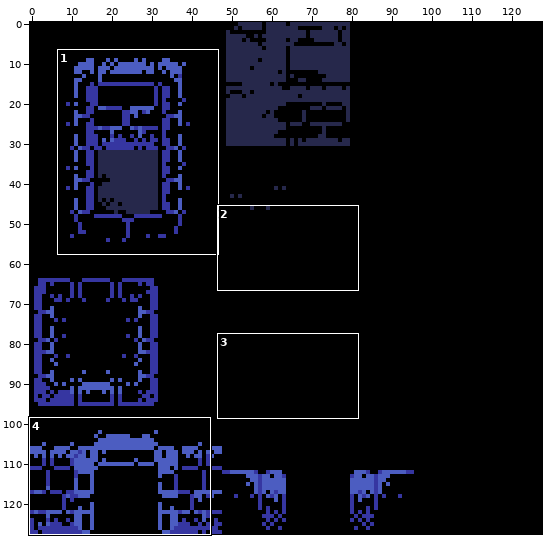
Two states of a sprite sheet, Assets/Textures/TileMaps/Tilemap04.png. The first picture is a wide view before the edit; the outline marks the close-up.
Close-up. The starting point:
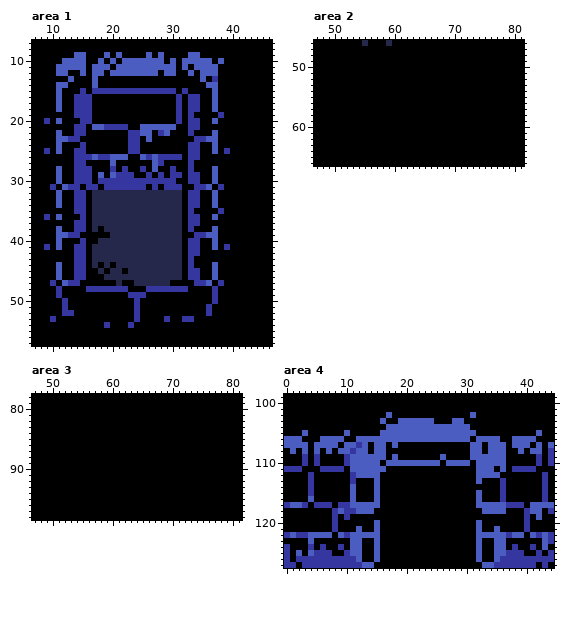
The file is 128x128 pixels. Shown: area 1: x 7..46, y 7..57; area 2: x 47..81, y 46..66; area 3: x 47..81, y 78..98; area 4: x 0..44, y 99..127.
The same view after the edit:
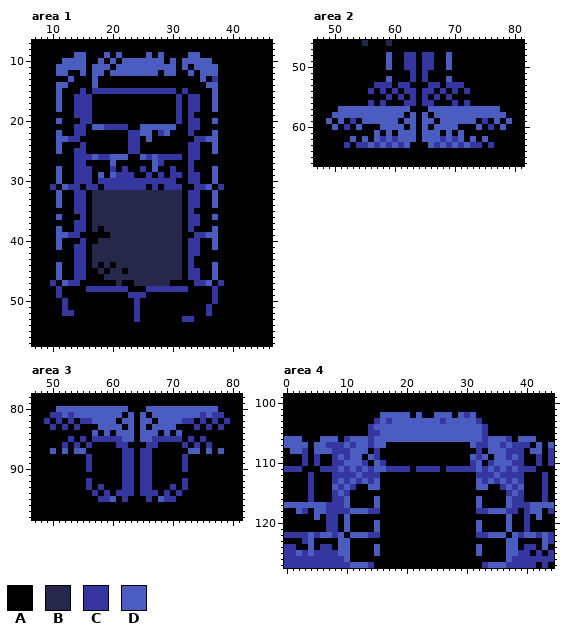
Palette (. is transparent): A #000000  B #26284b  C #3636a1  D #4c5dc1
From old to new:
Changed rows in their new state; - is an unchanged pixel.
Area 1:
first column x 38:
10 A
first column x 9:
19 -----------------------------A
20 A-----------------------------
first column x 9:
25 A-----------------------------A
first column x 9:
35 -----------------------------A
36 A-----------------------------
first column x 9:
41 A-----------------------------A
first column x 10:
53 A------------------A
54 ---------A---A------
Area 2:
first column x 49:
48 ----------D--CC-CC--D----------
49 ----------D--CC-CC--D----------
50 ----------D--CC-CC--D----------
51 --------------C-C--------------
52 ----------D---C-C---D----------
53 --------CCC-CC---CC-CCC--------
54 -------C-C-C-CC-CC-C-C-C-------
55 ----------C-C-C-C-C-C----------
56 -------C-C---CC-CC---C-C-------
57 --DDDDDDDDDDDD---DDDDDDDDDDDD--
58 -DDDDDDDDDDDD-D-D-DDDDDDDDDDDD-
59 D-D-C-DDDDDD-DD-DD-DDDDDD-C-D-D
60 -D-C-D---DDDD-D-D-DDDD---D-C-D-
61 --------D-D-DDD-DDD-D-D--------
62 ----D-D-DCDCDDD-DDDCDCD-D-D----
63 ---C-CCDCDCDCD---DCDCDCDCC-C---
Area 3:
first column x 49:
80 --DDDDDDDDDDDD---DDDDDDDDDDDD--
81 -CCDCDDDDDDDD-D-D-DDDDDDDDCDCC-
82 C-C-C-CCDDDD-DD-DD-DDDDCC-C-C-C
83 -C-C-C---DDDD-D-D-DDDD---C-C-C-
84 --------D-D-DDD-DDD-D-D--------
85 ----C-C-CCCCCDD-DDCCCCC-C-C----
86 ---C-C-C----CC---CC----C-C-C---
87 -D-D-DD------CC-CC------DD-D-D-
88 -------C-----CC-CC-----C-------
89 -------C-----CC-CC-----C-------
90 -------C-----CC-CC-----C-------
91 -------------CC-CC-------------
92 -------C-----CC-CC-----C-------
93 -------C-C---CC-CC---C-C-------
94 --------C-C-CCC-CCC-C-C--------
95 ---------CCD-C---C-DCC---------
Area 4:
first column x 0:
102 ----------------D-DDD-D--DDD-DC------------
103 ---------------C-CD------DCD--DDC----------
104 --------------CDD--------------DDC---------
105 ---A------A---CC----------------DC--------A
106 ---------ACD--C----------------D-C--DCA----
107 -------CCC-CD-C---A-------------CC--CDCCC--
108 --DC--D-CCCD---CA--------------AC----CCC---
109 --------CD---A-CA-A-------A-----C-A--CDC---
110 --------CCD--CA-CAAAAAAAAA-AAAAC-AC--DCC---
111 ---------DC-C-C--CCCC-CCCC-CCCCC-C-C-CD----
112 --------CCC--CCC----------------CCC-CCCC---
113 --------CDCDCDC------------------CDCDCDC---
114 --------DCDC--D-----------------DD---DCD---
115 --------CDCA---A----------------A---ACDC---
116 ----C---CCDA------------------------ADCC---
117 D--DDDD-C-DAAAA------------------AAAAD--C--
118 --DC-DDC-C-D--CC----------------CC---CC----
119 -----D-C--D--------------------------D-----
120 -------C--D--------------------------D-----
121 -------C--D-A----------------------A-D-----
122 -C---C--C-A---CC----------------CC---A-CD--
123 ---C-----DDAA--A----------------A--AADD----
124 -C--D--C-DDAA----------------------AADD-C--
125 -C-C----CDDAA----------------------AADD-C--
126 -C--------DAA--A----------------A--AAD-----
127 --C--------DD-C------------------C-DD------
